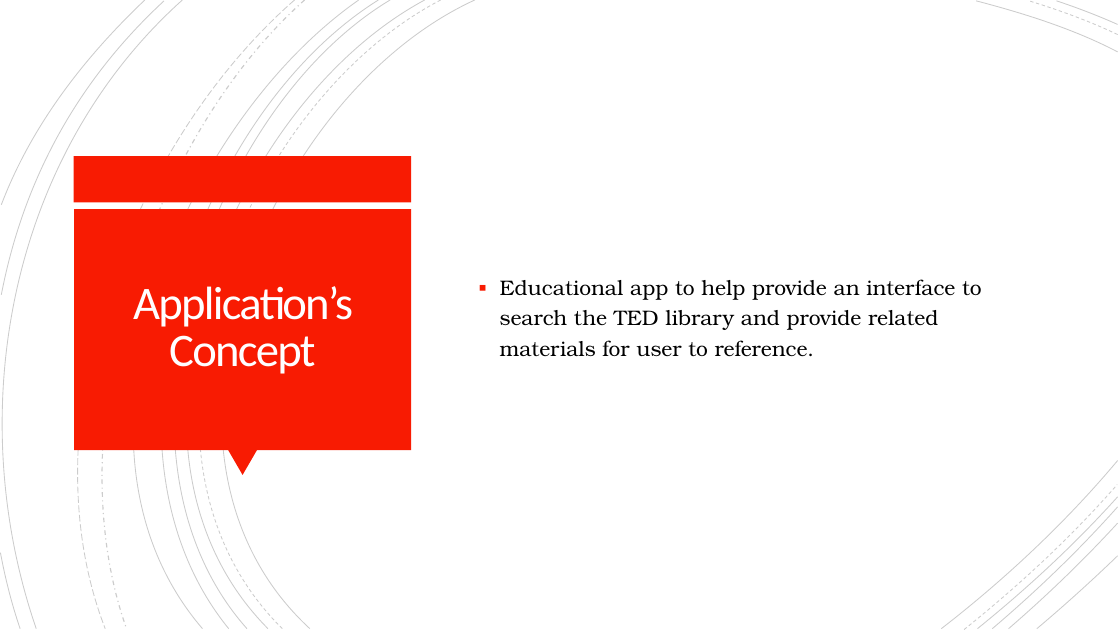
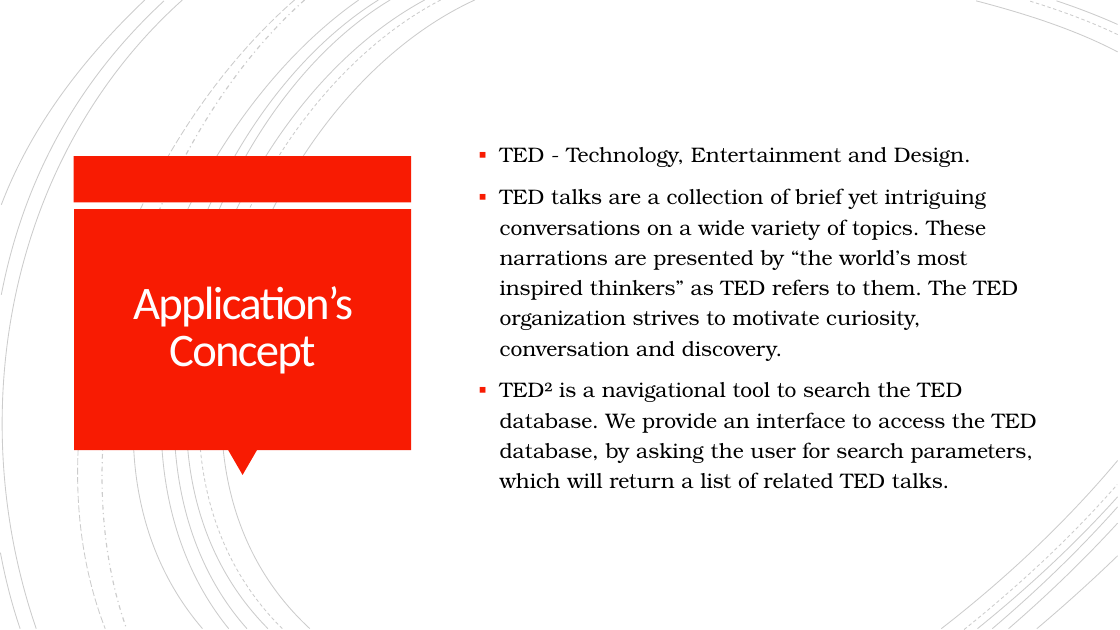
Before and after one commit to TED-2/TED-, a slide deck: slide 4 of Presentation/TED².pptx. Drawn at 1120x630 pixels with LibreOffice and Linux fonts; fonts in the diff are those of the drawing. Boxes give left, top, right and bottom in pixels: in the first picture for what was removed or moved away, otherwise in the second. Text is boxed around its words. In the diff, an @@ line names an element or a change of style, - is before the commit and + after.

```diff
--- a/Presentation/TED².pptx
+++ b/Presentation/TED².pptx
@@ text at [500,147,1037,489]: text changed @@
-▪ Educational app to help provide an interface to search the TED library and provide related materials for user to reference.
+▪ TED - Technology, Entertainment and Design.
+▪ TED talks are a collection of brief yet intriguing conversations on a wide variety of topics. These narrations are presented by “the world’s most inspired thinkers” as TED refers to them. The TED organization strives to motivate curiosity, conversation and discovery.
+▪ TED² is a navigational tool to search the TED database. We provide an interface to access the TED database, by asking the user for search parameters, which will return a list of related TED talks.
```
Also in this commit, not shown: 4 other slides changed, 2 slides removed, 2 other files.
